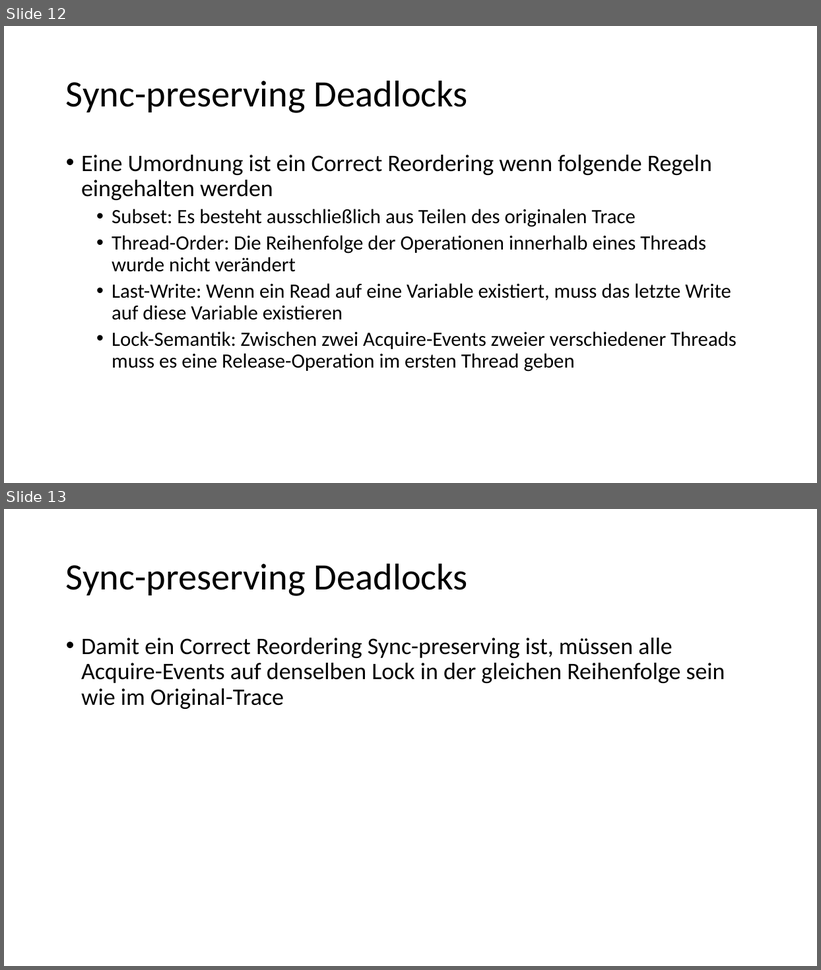
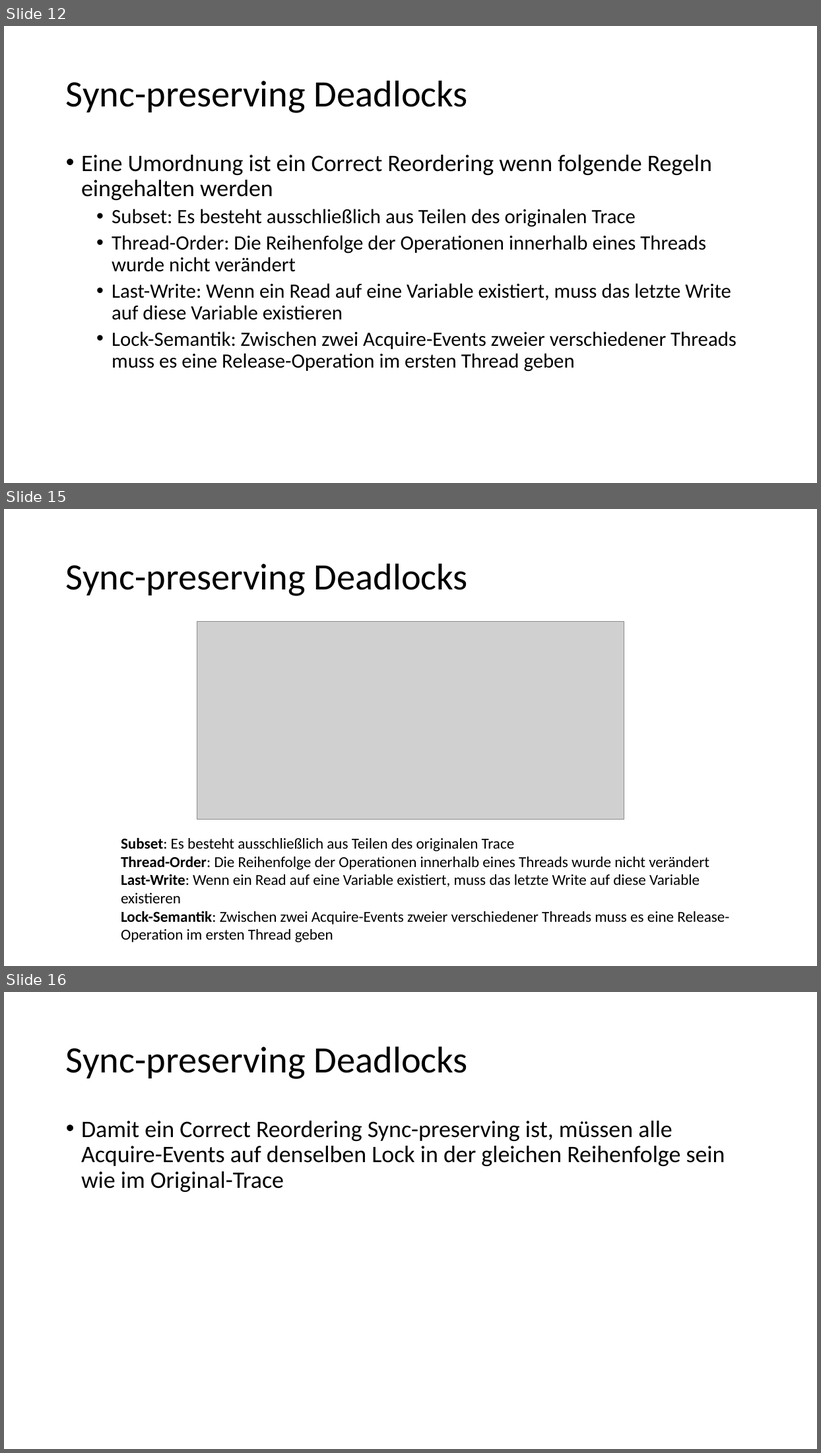
Before and after one commit to HuBaX/Seminararbeit, a slide deck: Sound Dynamic Deadlock Prediction in Linear Time.pptx. Shown one above the other, each under a label of ours: slides 12 and 13 before the commit, slides 12, 15 and 16 after it; the slides between them are not shown. The pictures are 821x970 and 821x1453 pixels, drawn with LibreOffice and Linux fonts; fonts in the diff are those of the drawing; grey boxes stand for pictures. Boxes give left, top, right and bottom in pixels: in the first picture for what was removed or moved away, otherwise in the second. Text is boxed around its words. In the diff, an @@ line names an element or a change of style, - is before the commit and + after.

Commit message:
presentation draft

```diff
--- a/Sound Dynamic Deadlock Prediction in Linear Time.pptx
+++ b/Sound Dynamic Deadlock Prediction in Linear Time.pptx
@@ slide 15 added at bbox=[4, 509, 817, 966], background #FFFFFF @@
@@ title added at bbox=[66, 563, 468, 596], 44 pt, text #000000 @@
+Sync-preserving Deadlocks
@@ picture added at bbox=[197, 622, 624, 819] @@
@@ text added at bbox=[121, 838, 729, 943], 18 pt, text #000000 @@
+  Subset: Es besteht ausschließlich aus Teilen des originalen Trace
+  Thread-Order: Die Reihenfolge der Operationen innerhalb eines Threads wurde nicht verändert
+  Last-Write: Wenn ein Read auf eine Variable existiert, muss das letzte Write auf diese Variable existieren
+  Lock-Semantik: Zwischen zwei Acquire-Events zweier verschiedener Threads muss es eine Release-Operation im ersten Thread geben
@@ what was slide 13 is now slide 16 @@
```
Also in this commit, not shown: 6 other slides added, 1 other file.
